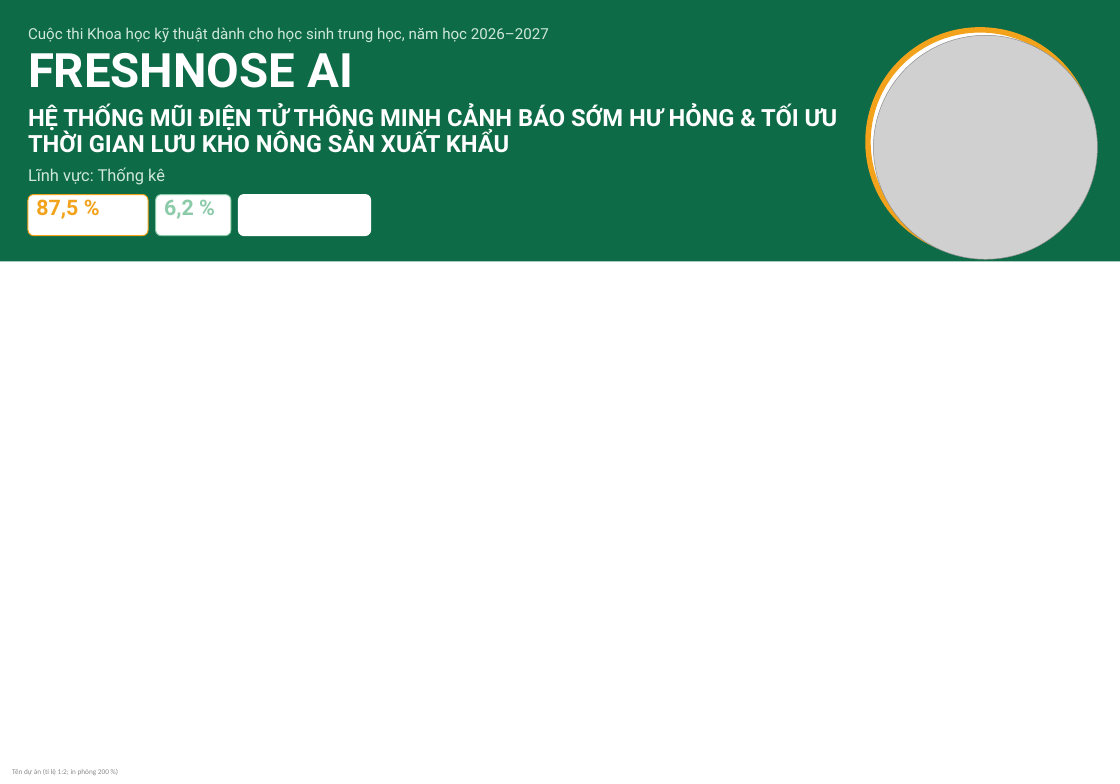
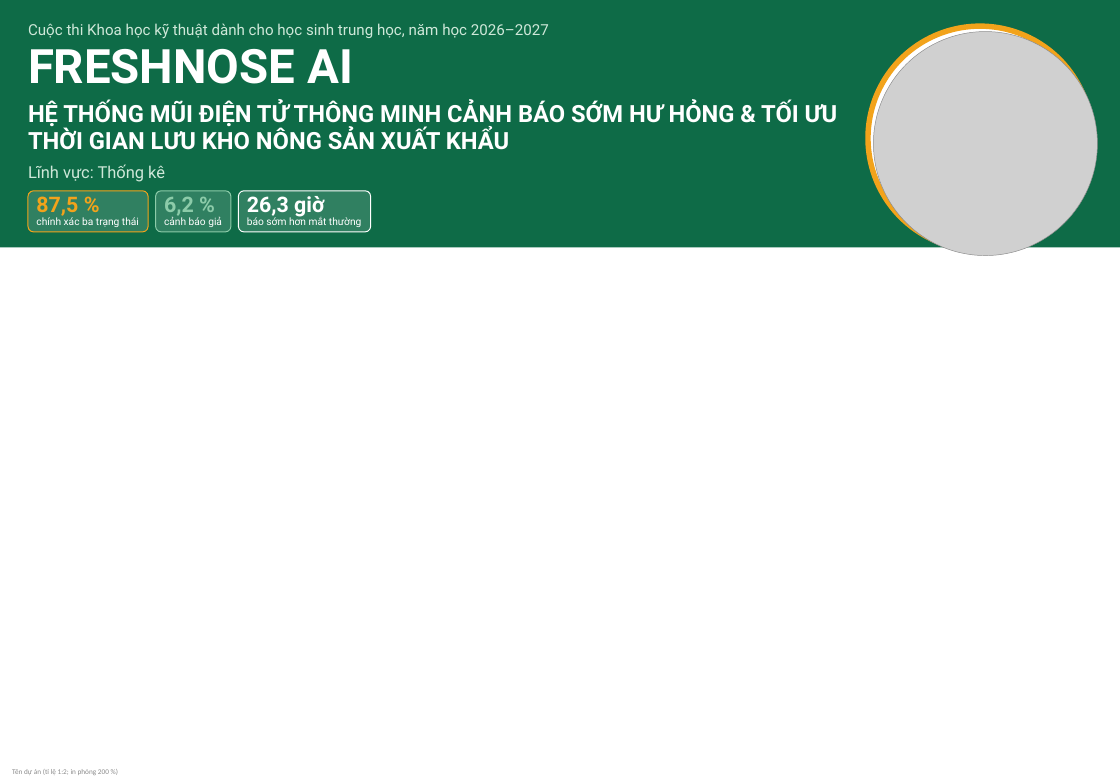
Before and after one commit to dinhmanhcvp/EdTech, a slide deck: slide 1 of docs/bao-cao-freshnose/visef/poster/pptx/poster_tung-khoi.pptx. Drawn at 1120x784 pixels with LibreOffice and Linux fonts; fonts in the diff are those of the drawing; grey boxes stand for pictures. Boxes give left, top, right and bottom in pixels: in the first picture for what was removed or moved away, otherwise in the second. Text is boxed around its words. In the diff, an @@ line names an element or a change of style, - is before the commit and + after.

```diff
--- a/docs/bao-cao-freshnose/visef/poster/pptx/poster_tung-khoi.pptx
+++ b/docs/bao-cao-freshnose/visef/poster/pptx/poster_tung-khoi.pptx
@@ rectangle: place and size @@
-rectangle at box(0, 0, 1120, 261)
+rectangle at box(0, 0, 1120, 248)
@@ 3 texts, 3 rounded rectangles, 1 ellipse: place and size @@
-3 texts, 3 rounded rectangles, 1 ellipse at box(28, 27, 1092, 254)
+3 texts, 3 rounded rectangles, 1 ellipse at box(28, 23, 1092, 250)
@@ fill #FFFFFF to #308061 in 3 elements at box(28, 191, 148, 232), box(156, 191, 231, 232), box(239, 191, 371, 232) @@
@@ text added at box(36, 217, 139, 227), 15.5 pt, text #FFFFFF @@
+chính xác ba trạng thái
@@ text added at box(164, 217, 222, 227), 15.5 pt, text #FFFFFF @@
+cảnh báo giả
@@ text added at box(247, 216, 361, 227), 15.5 pt, text #FFFFFF @@
+báo sớm hơn mắt thường
```
Also in this commit, not shown: 7 other slides changed, 46 other files.
